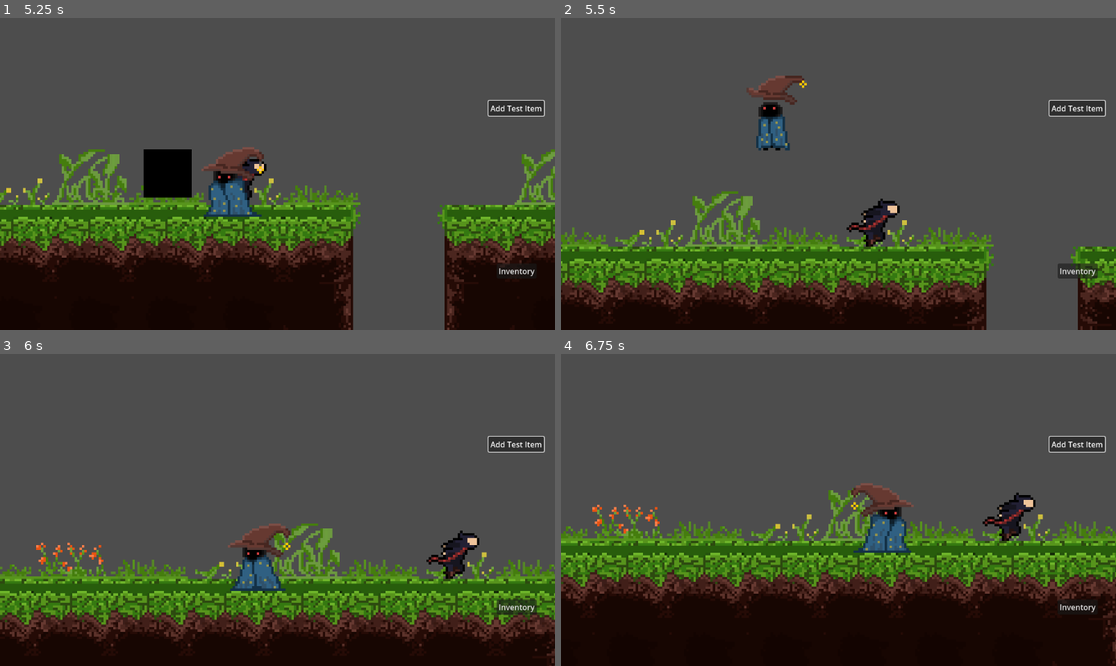
Above: before the commit, frames 1-4 (two rows, left to right).
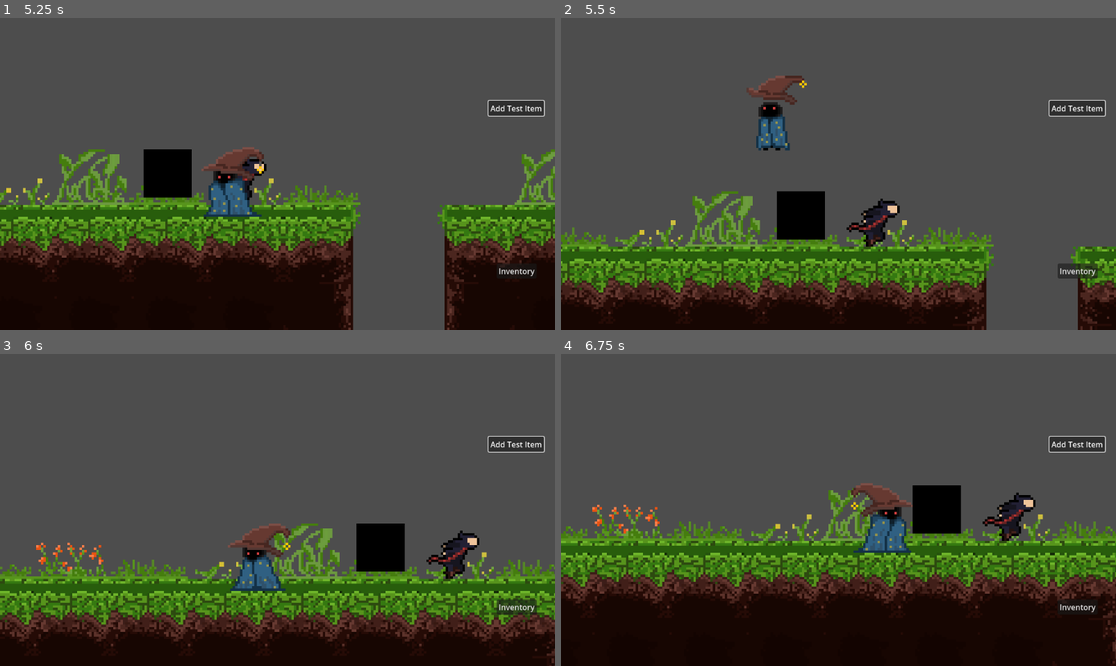
Above: after the commit, the same moments.

Repository: MRobinson12/BroyGames
Game: Godot game, scene res://Scenes/inventory_test_scene.tscn
Two runs of this game, one before a commit and one after it. Both use one fixed random seed, a clock stepped at 60 frames per second and the inputs below. This scene is started directly instead of the project's main scene.
Inputs (mouse positions are in pixels of both pictures, inside the frame that each line leads up to):
- Up to frame 1 (5.25 s): click "Inventory" at 0.5 s; click "Add Test Item" at 1.25 s; tap Enter (ui_accept) at 2, 2.27 s; move the mouse to (249, 236) at 2.02 s; hold D (ui_right) 2.03-2.75 s; tap E (interact, bound only after the commit) at 2.1, 3.6, 5.1 s; click (249, 236) at 2.17 s; drag from (444, 220) to (249, 236) at 2.77 s; move the mouse to (111, 127) at 3.52 s; hold A (ui_left) 3.53-4.25 s; drag from (305, 174) to (111, 127) at 4.27 s; move the mouse to (194, 96) at 5.02 s; hold A (ui_left) from 5.03 s (still down)
- Up to frame 2 (5.5 s): keep holding A (ui_left); tap Enter (ui_accept) at 5.27 s
- Up to frame 3 (6 s): release A (ui_left) at 5.75 s; drag from (399, 494) to (194, 432) at 5.77 s
- Up to frame 4 (6.75 s): move the mouse to (727, 525) at 6.52 s; hold D (ui_right) from 6.53 s (still down); tap E (interact, bound only after the commit) at 6.6 s; click (727, 525) at 6.67 s

Frame 1 is identical in both runs. In frame 2, 1.3% of the frame differs, in the area x 38-48%, y 55-72%; in frame 3, 1.3%; in frame 4, 1.4%, in the area x 63-73%, y 42-58%.

Commit message:
Interact to pickup

Diff:
--- a/Scenes/player.tscn
+++ b/Scenes/player.tscn
@@ -106,6 +106,9 @@
 [sub_resource type="RectangleShape2D" id="RectangleShape2D_uir67"]
 size = Vector2(15, 26)
 
+[sub_resource type="RectangleShape2D" id="RectangleShape2D_vmhqj"]
+size = Vector2(36, 30)
+
 [node name="Player" type="CharacterBody2D"]
 position = Vector2(0, -4)
 script = ExtResource("1_fngfp")
@@ -132,3 +135,9 @@
 
 [node name="Marker2D" type="Marker2D" parent="."]
 position = Vector2(3, 5)
+
+[node name="PickupArea" type="Area2D" parent="."]
+
+[node name="CollisionShape2D" type="CollisionShape2D" parent="PickupArea"]
+position = Vector2(0, 3)
+shape = SubResource("RectangleShape2D_vmhqj")
--- a/Scripts/pickup.gd
+++ b/Scripts/pickup.gd
@@ -1,9 +1,4 @@
 extends Area2D
+class_name Pickup
 
 @export var item : Item
-
-func _on_body_entered(body: Node2D) -> void:
-	print("Test")
-	if body.has_method("pickup_item"):
-		body.pickup_item(item)
-	queue_free()
--- a/Scripts/player.gd
+++ b/Scripts/player.gd
@@ -84,6 +84,21 @@
 	if Input.is_action_pressed("ui_cancel"):
 			get_tree().change_scene_to_file("res://Scenes/main_menu.tscn")
 
+	if Input.is_action_just_pressed("interact"):
+		var items_in_range = $PickupArea.get_overlapping_areas()
+		if not items_in_range.is_empty():
+			var nearest_item = null
+			var shortest_distance = INF
+			for item in items_in_range:
+				if item is Pickup:
+					var distance = position.distance_squared_to(item.position)
+					if distance < shortest_distance:
+						nearest_item = item
+						shortest_distance = distance
+			if nearest_item != null:
+				pickup_item(nearest_item.item)
+				nearest_item.queue_free()
+
 func _handle_run(delta, flip_h):
 	$AnimatedSprite2D.play("run")
 	$AnimatedSprite2D.flip_h = flip_h
--- a/project.godot
+++ b/project.godot
@@ -54,6 +54,11 @@
 "events": [Object(InputEventMouseButton,"resource_local_to_scene":false,"resource_name":"","device":-1,"window_id":0,"a …(258 unchanged characters)…
 ]
 }
+interact={
+"deadzone": 0.5,
+"events": [Object(InputEventKey,"resource_local_to_scene":false,"resource_name":"","device":-1,"window_id":0,"alt_pressed":false,"shift_pressed":false,"ctrl_pressed":false,"meta_pressed":false,"pressed":false,"keycode":0,"physical_keycode":69,"key_label":0,"unicode":101,"location":0,"echo":false,"script":null)
+]
+}
 
 [layer_names]
 
Not shown: 1 places in Scenes/player.tscn that only renumber resources
